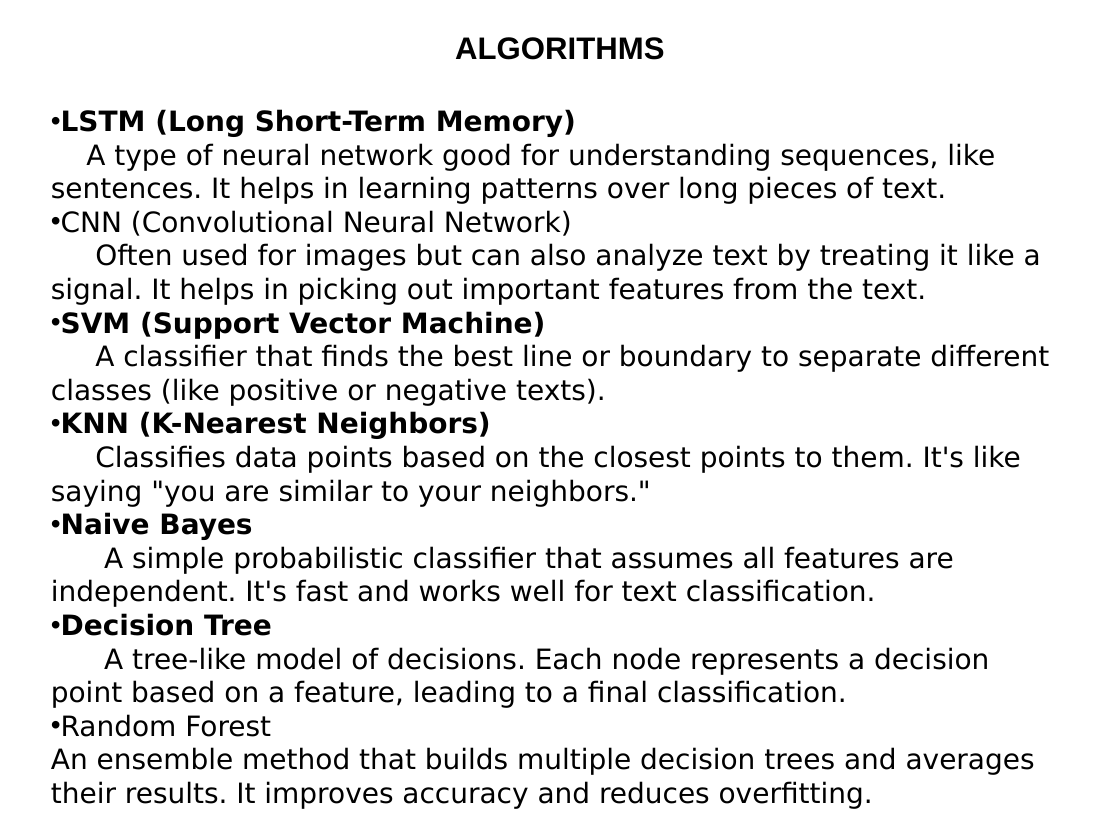
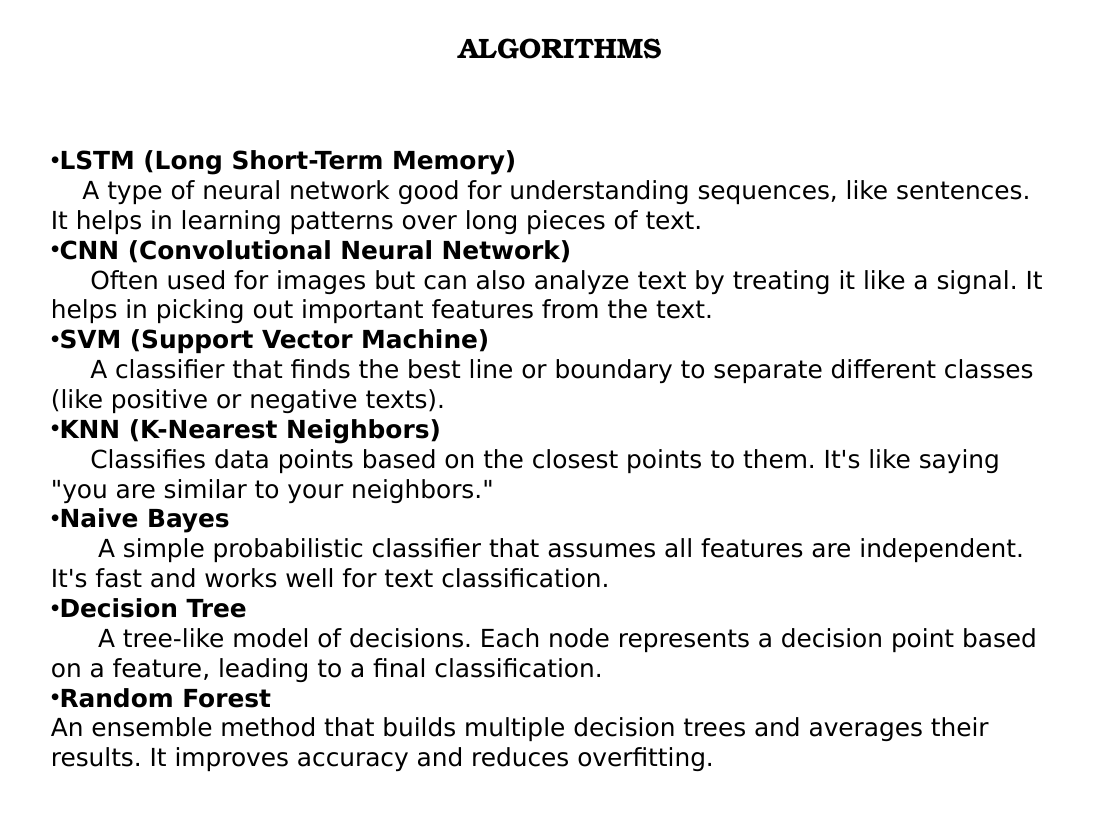
Before and after one commit to shivashankarenagandula/Cyber-threat-detection-based-on-artificial-neural-network-using-event-profiles, a slide deck: slide 7 of BATCH_14_RTR_CSD-A.pptx (slide 10 before the commit). Drawn at 1120x840 pixels with LibreOffice and Linux fonts; fonts in the diff are those of the drawing. Boxes give left, top, right and bottom in pixels: in the first picture for what was removed or moved away, otherwise in the second. Text is boxed around its words. In the diff, an @@ line names an element or a change of style, - is before the commit and + after.

```diff
--- a/BATCH_14_RTR_CSD-A.pptx
+++ b/BATCH_14_RTR_CSD-A.pptx
@@ title "ALGORITHMS" at <box>458,38,661,59</box>: size 20 to 18 pt, font Arial to TeX Gyre Bonum @@
@@ text "LSTM (Long Short-Term Memory)": place and size @@
-text "LSTM (Long Short-Term Memory)" at <box>51,109,1049,809</box>
+text "LSTM (Long Short-Term Memory)" at <box>51,150,1043,772</box>
@@ text "LSTM (Long Short-Term Memory)" at <box>51,150,1043,772</box>: size 18 to 16 pt; bold on in "CNN (Convolutional Neural Network)", "Random Forest" @@
```
Also in this commit, not shown: 12 other slides changed, 3 slides added, 1 slide removed.
